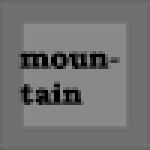
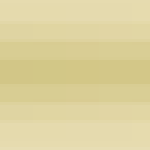
Layers edited between the first and the second 150px x 150px image:
hid "mountain" over [18, 51, 120, 105]
added layer "Layer 2" above "Layer 1 copy 4" over [0, 0, 150, 150]
hid "Layer 1 copy 4" over [0, 0, 150, 150]
hid "Layer 0" over [0, 0, 150, 150]
